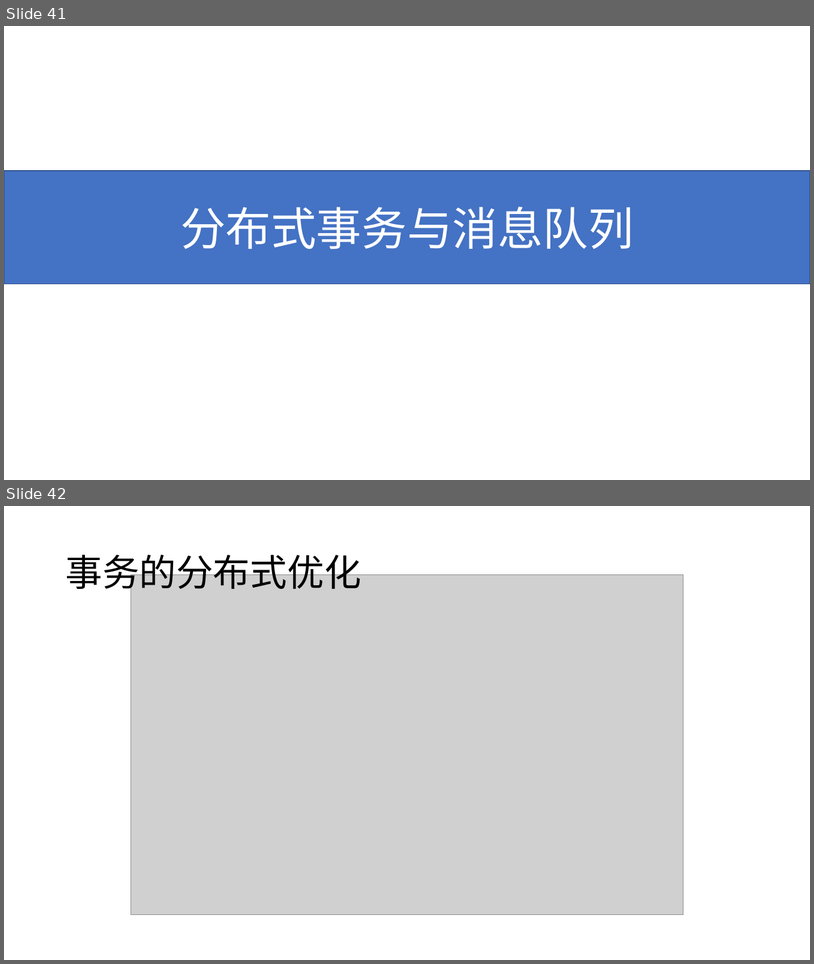
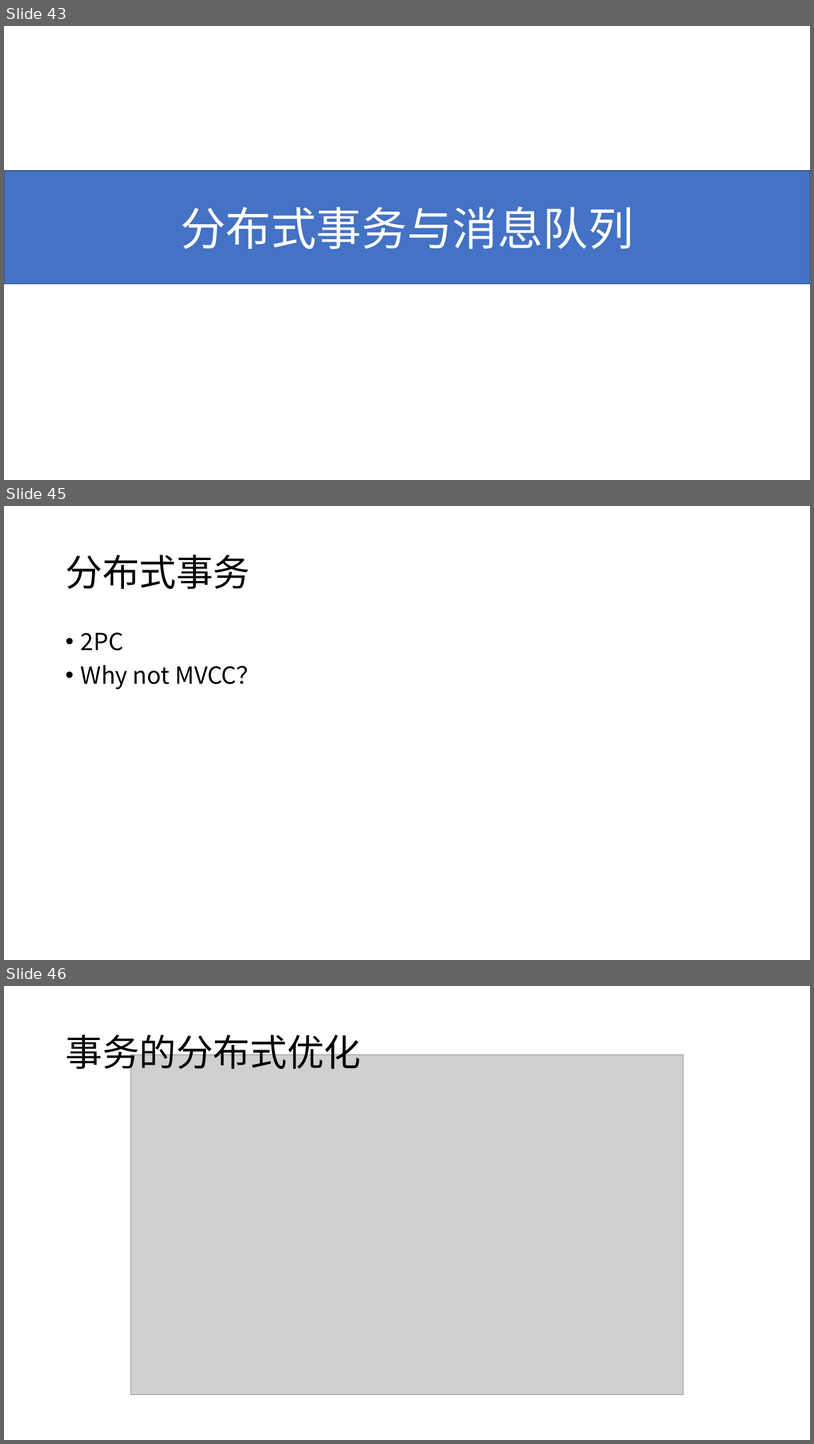
Before and after one commit to xiaozhiliaoo/my-slides, a slide deck: 简单理解mq.pptx. Shown one above the other, each under a label of ours: slides 41 and 42 before the commit, slides 43, 45 and 46 after it; the slides between them are not shown. The pictures are 814x964 and 814x1444 pixels, drawn with LibreOffice and Linux fonts; fonts in the diff are those of the drawing; grey boxes stand for pictures. Boxes give left, top, right and bottom in pixels: in the first picture for what was removed or moved away, otherwise in the second. Text is boxed around its words. In the diff, an @@ line names an element or a change of style, - is before the commit and + after.

```diff
--- a/简单理解mq.pptx
+++ b/简单理解mq.pptx
@@ slide 45 added at [4, 506, 810, 960], background #FFFFFF @@
@@ title added at [65, 555, 250, 589], 44 pt, text #000000 @@
+分布式事务
@@ text added at [81, 632, 260, 689], 28 pt, text #000000 @@
+• 2PC
+• Why not MVCC？
@@ what was slide 41 is now slide 43 @@
@@ what was slide 42 is now slide 46 @@
```
Also in this commit, not shown: 2 slides changed, 3 other slides added, 1 slide removed, 1 other file.
